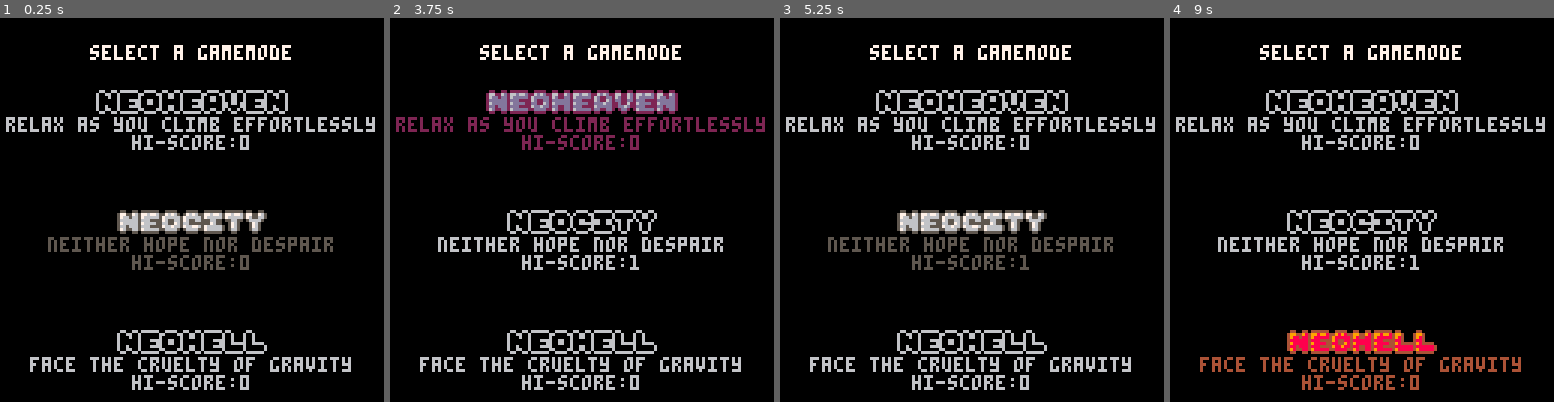
Above: before the commit, frames 1-4 (left to right).
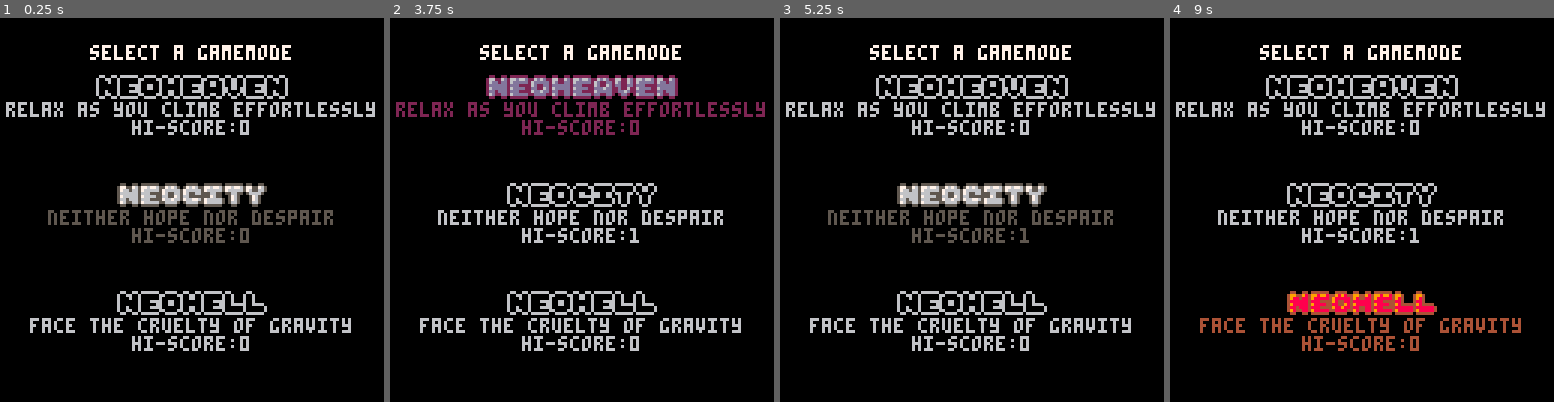
Above: after the commit, the same moments.

Repository: Undeemiss/NeoWorld
Game: PICO-8 cartridge neoworld.p8
The game is run twice, just before and just after one commit, with the same random seed, the same clock (stepped at 60 frames per second) and the same inputs.
Inputs:
- Up to frame 1 (0.25 s): no input
- Up to frame 2 (3.75 s): tap O (Z key) at 0.33, 0.7, 1.43, 2.22, 3.1 s; tap X (X key) at 1.07, 2.07, 2.4, 2.73, 3.07, 3.4, 3.73 s; hold Left 1.97-2.37 s; hold Down 2.42-2.82 s; hold Right 2.87-3.53 s; hold Up from 3.58 s (still down)
- Up to frame 3 (5.25 s): tap O (Z key) at 3.98, 4.87 s; tap X (X key) every 0.33 s from 4.07 to 5.07 s; release Up at 4.08 s; hold Right 4.13-4.53 s; hold Down 4.58-5.08 s; hold Left from 5.13 s (still down)
- Up to frame 4 (9 s): tap X (X key) every 0.33 s from 5.4 to 8.73 s; tap O (Z key) every 0.88 s from 5.75 to 8.4 s; release Left at 5.8 s; hold Up 5.85-6.18 s; hold Left 6.23-6.63 s; hold Down 6.68-7.08 s; hold Right 7.13-7.8 s; hold Up 7.85-8.35 s; hold Right 8.4-8.8 s; hold Down from 8.85 s (still down)

The runs differ from the first frame. In frame 1, 17% of the frame differs, in the area x 1-98%, y 14-97%; in frame 2, 17%; in frame 3, 17%; in frame 4, 17%.

Commit message:
Re-scaled Main Menu
Changed the Main Menu to not use the bottom of the screen so it displays
more nicely on a 3DS using Fake-08. No, I'm not sorry.

Diff:
--- a/neoworld.p8
+++ b/neoworld.p8
@@ -32,7 +32,7 @@
     menu.draw = function()
         printc("select a gamemode", 64, 9, white)
         for i=0,2 do
-            logodraw(i, 64, 104 - 40*i, i != menu.hovering)
+            logodraw(i, 64, 91 - 36*i, i != menu.hovering)
         end
     end
     menu.update = function()
